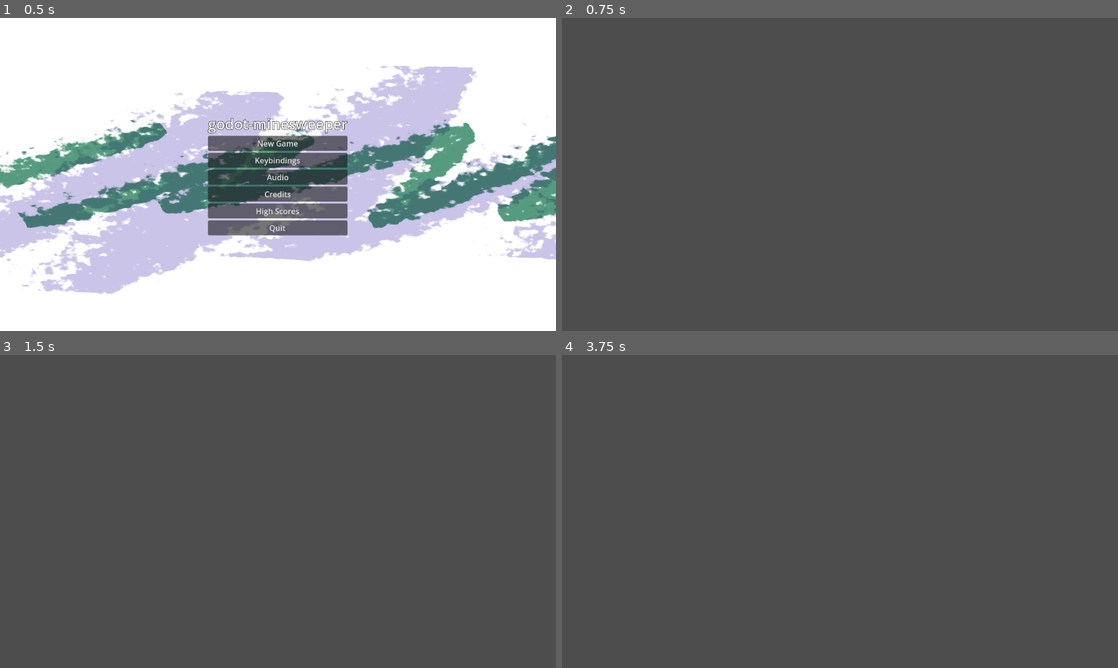
Above: before the commit, frames 1-4 (two rows, left to right).
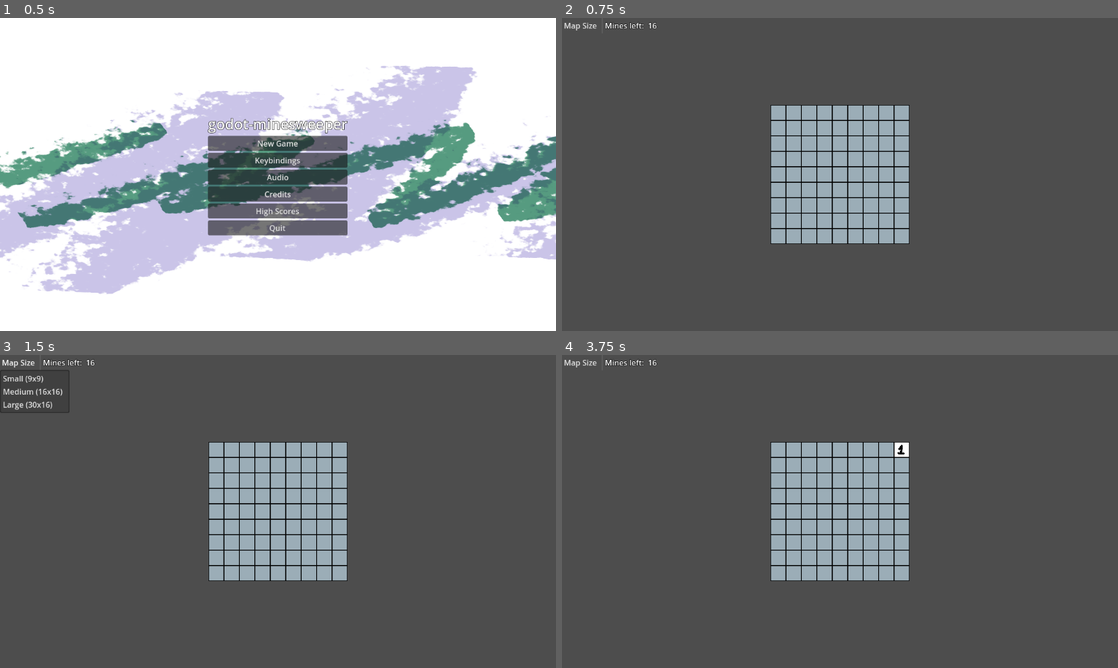
Above: after the commit, the same moments.

Repository: saebyn/godot-minesweeper
Game: Godot game, scene res://scenes/main.tscn
Same seed, same stepped clock (60 frames per second), same inputs: the game is played once before the commit and once after it.
Inputs (mouse positions are in pixels of both pictures, inside the frame that each line leads up to):
- Up to frame 1 (0.5 s): no input
- Up to frame 2 (0.75 s): click "New Game" at 0.5 s
- Up to frame 3 (1.5 s): click (16, 361) at 1.25 s, where only the run after the commit has a clickable "Map Size"
- Up to frame 4 (3.75 s): tap Enter at 2, 3.5 s; move the mouse to (962, 495) at 2.02 s; hold Up (ui_up) 2.03-2.78 s; click (962, 495) at 2.17 s; tap Space at 2.75 s; move the mouse to (728, 527) at 2.77 s; click (728, 527) at 2.92 s; move the mouse to (895, 442) at 3.52 s; hold Up (ui_up) from 3.53 s (still down); click (895, 442) at 3.67 s

Frame 1 is identical in both runs. In frame 2, 11% of the frame differs, in the area x 0-63%, y 1-73%; in frame 3, 11%; in frame 4, 11%.

Commit message:
Add game mechanics, HUD elements, and tile map functionality

Diff:
--- a/assets/textures/tiles_atlas_texture.tres
+++ b/assets/textures/tiles_atlas_texture.tres
@@ -4,4 +4,4 @@
 
 [resource]
 atlas = ExtResource("1_k61c1")
-region = Rect2(0, 0, 32, 32)
+region = Rect2(0, 0, 128, 96)
--- /dev/null
+++ b/assets/textures/tileset.tres
@@ -0,0 +1,23 @@
+[gd_resource type="TileSet" load_steps=3 format=3 uid="uid://c56im5fvn8x2w"]
+
+[ext_resource type="Texture2D" uid="uid://bl04vg3j12qbu" path="res://assets/textures/tiles_atlas_texture.tres" id="1_tc2a2"]
+
+[sub_resource type="TileSetAtlasSource" id="TileSetAtlasSource_tc2a2"]
+texture = ExtResource("1_tc2a2")
+texture_region_size = Vector2i(32, 32)
+0:0/0 = 0
+1:0/0 = 0
+2:0/0 = 0
+3:0/0 = 0
+0:1/0 = 0
+1:1/0 = 0
+2:1/0 = 0
+3:1/0 = 0
+0:2/0 = 0
+1:2/0 = 0
+2:2/0 = 0
+3:2/0 = 0
+
+[resource]
+tile_size = Vector2i(32, 32)
+sources/0 = SubResource("TileSetAtlasSource_tc2a2")
--- a/scenes/game.tscn
+++ b/scenes/game.tscn
@@ -1,8 +1,57 @@
-[gd_scene load_steps=2 format=3 uid="uid://cc2n5bb6al7qg"]
+[gd_scene load_steps=3 format=3 uid="uid://cc2n5bb6al7qg"]
 
 [ext_resource type="Script" uid="uid://cjxxmwiwdfcbw" path="res://scripts/game.gd" id="1_yqjtg"]
+[ext_resource type="TileSet" uid="uid://c56im5fvn8x2w" path="res://assets/textures/tileset.tres" id="2_yqjtg"]
 
 [node name="Game" type="Node2D"]
 script = ExtResource("1_yqjtg")
 
-[node name="Sprite2D" type="Sprite2D" parent="."]
+[node name="TileMapLayer" type="TileMapLayer" parent="."]
+tile_set = ExtResource("2_yqjtg")
+
+[node name="HUD" type="HBoxContainer" parent="."]
+custom_minimum_size = Vector2(1152, 0)
+
+[node name="MenuButton" type="MenuButton" parent="HUD"]
+layout_mode = 2
+toggle_mode = false
+text = "Map Size"
+item_count = 3
+popup/item_0/text = "Small (9x9)"
+popup/item_0/checked = true
+popup/item_0/id = 0
+popup/item_1/text = "Medium (16x16)"
+popup/item_1/id = 1
+popup/item_2/text = "Large (30x16)"
+popup/item_2/id = 2
+
+[node name="VSeparator" type="VSeparator" parent="HUD"]
+layout_mode = 2
+
+[node name="MineCountLabel" type="Label" parent="HUD"]
+layout_mode = 2
+text = "Mines left: "
+
+[node name="MineCount" type="Label" parent="HUD"]
+layout_mode = 2
+text = "0"
+
+[node name="GameOverPanel" type="PanelContainer" parent="."]
+visible = false
+offset_left = 455.0
+offset_top = 248.0
+offset_right = 755.0
+offset_bottom = 348.0
+
+[node name="VBoxContainer" type="VBoxContainer" parent="GameOverPanel"]
+layout_mode = 2
+
+[node name="Label" type="Label" parent="GameOverPanel/VBoxContainer"]
+layout_mode = 2
+text = "Game Over!"
+
+[node name="Button" type="Button" parent="GameOverPanel/VBoxContainer"]
+layout_mode = 2
+text = "Exit"
+
+[connection signal="pressed" from="GameOverPanel/VBoxContainer/Button" to="." method="on_game_over_panel_exit_pressed"]
--- a/scripts/game.gd
+++ b/scripts/game.gd
@@ -1,17 +1,265 @@
 extends Node2D
 
-@export var map_size: Vector2 = Vector2(9, 9)
+# Size of the game map in tiles
+@export var map_size := Vector2i(9, 9)
+
+@export var unrevealed_tile := Vector2i(0, 0)
+@export var mine_tile := Vector2i(1, 0)
+@export var revealed_tiles: Array[Vector2i] = [
+  Vector2i(2, 0), # Tile for revealed state (0 adjacent mines)
+  Vector2i(0, 1), # 1 mine adjacent
+  Vector2i(1, 1), # 2 mines adjacent
+  Vector2i(2, 1), # 3 mines adjacent
+  Vector2i(3, 1), # 4 mines adjacent
+  Vector2i(0, 2), # 5 mines adjacent
+  Vector2i(1, 2), # 6 mines adjacent
+  Vector2i(2, 2), # 7 mines adjacent
+  Vector2i(3, 2) # 8 mines adjacent
+]
+@export var flag_tile := Vector2i(3, 0)
+
+@export var mine_percent := 0.2
+
+var mine_count: int = 0
+var flag_count: int = 0
+var player_hit_mine: bool
+
+@onready var map: TileMapLayer = $TileMapLayer
+@onready var mines_remaining_label: Label = $HUD/MineCount
+@onready var map_size_menu: MenuButton = $HUD/MenuButton
+@onready var game_over_panel: Control = $GameOverPanel
+
+# enum of reveal states
+enum RevealState {
+  UNREVEALED,
+  REVEALED,
+  FLAGGED
+}
+
+var started := false # Set to true when the player reveals the first tile
+var MINES: Array
+var REVEALED_TILES: Array
 
 
 # Called when the node enters the scene tree for the first time.
 func _ready() -> void:
-  pass
-
-
-func _input(event: InputEvent) -> void:
+  map_size_menu.get_popup().id_pressed.connect(on_map_size_menu_id_pressed)
+  GameManager.game_started.connect(reset_game)
+
+
+func reset_game() -> void:
+  mine_count = int(map_size.x * map_size.y * mine_percent)
+  player_hit_mine = false
+  flag_count = 0
+  started = false
+  update_hud()
+  center_tilemap()
+  MINES = create_multidimensional_array(map_size, false)
+  REVEALED_TILES = create_multidimensional_array(map_size, RevealState.UNREVEALED)
+  update_tilemap()
+  game_over_panel.visible = false
+
+func on_map_size_menu_id_pressed(id: int) -> void:
+  # Change the map size based on the selected menu item
+  match id:
+    0: map_size = Vector2i(9, 9)
+    1: map_size = Vector2i(16, 16)
+    2: map_size = Vector2i(30, 16)
+    _:
+      return
+
+  # Reset the game state
+  started = false
+  mine_count = int(map_size.x * map_size.y * mine_percent)
+  update_hud()
+
+  # Reinitialize the mines and revealed tiles
+  MINES = create_multidimensional_array(map_size, false)
+  REVEALED_TILES = create_multidimensional_array(map_size, RevealState.UNREVEALED)
+
+  # Update the tilemap
+  update_tilemap()
+
+  # Center the tilemap again
+  center_tilemap()
+
+
+func center_tilemap():
+  # Get the tile size
+  var cell_size := map.tile_set.tile_size
+
+  # Calculate the total grid size in pixels
+  var grid_size := map_size * cell_size
+
+  # Get the viewport size
+  var viewport_size := get_viewport_rect().size
+
+  # Calculate the position to center the tilemap
+  var pos = (viewport_size - Vector2(grid_size)) / 2
+
+  # Set the position of the tilemap
+  map.position = pos
+
+func create_multidimensional_array(size: Vector2i, initial: Variant) -> Array:
+  # Create a multidimensional array of the specified size
+  var arr := []
+  for i in range(size.x):
+    arr.append([])
+    for j in range(size.y):
+      arr[i].append(initial)
+  return arr
+
+func place_mines(first_tile: Vector2i) -> void:
+  # Randomly place mines on the map
+  for _m in range(mine_count):
+    var x: int
+    var y: int
+    while true:
+      x = randi() % map_size.x
+      y = randi() % map_size.y
+      # Check if the position already has a mine, if so, find a new position
+      if MINES[x][y]:
+        continue
+
+      # Ensure the first tile does not contain a mine
+      if Vector2i(x, y) == first_tile:
+        continue
+
+      break
+
+    MINES[x][y] = true
+
+
+func update_hud() -> void:
+  # Update the HUD with the number of mines remaining
+  mines_remaining_label.text = str(mine_count - flag_count)
+
+
+func update_tilemap() -> void:
+  # Update the TileMap with the mine positions
+  # TODO use a tile that indicates the number of adjacent mines
+  for x in range(map_size.x):
+    for y in range(map_size.y):
+      match [MINES[x][y], REVEALED_TILES[x][y]]:
+        [true, RevealState.UNREVEALED]:
+          map.set_cell(Vector2i(x, y), 0, unrevealed_tile)
+        [true, RevealState.REVEALED]:
+          map.set_cell(Vector2i(x, y), 0, mine_tile)
+        [true, RevealState.FLAGGED]:
+          map.set_cell(Vector2i(x, y), 0, flag_tile)
+        [false, RevealState.UNREVEALED]:
+          map.set_cell(Vector2i(x, y), 0, unrevealed_tile)
+        [false, RevealState.REVEALED]:
+          map.set_cell(Vector2i(x, y), 0, revealed_tiles[count_adjacent_mines(Vector2i(x, y))])
+        [false, RevealState.FLAGGED]:
+          map.set_cell(Vector2i(x, y), 0, flag_tile)
+
+
+func reveal_tile(tile_pos: Vector2i) -> void:
+  # Reveal the tile at the specified position
+  if REVEALED_TILES[tile_pos.x][tile_pos.y] != RevealState.UNREVEALED:
+    return
+
+  # If the tile is a mine, reveal it and end the game
+  if MINES[tile_pos.x][tile_pos.y]:
+    player_hit_mine = true
+    game_over()
+    return
+
+  # Mark the tile as revealed
+  REVEALED_TILES[tile_pos.x][tile_pos.y] = RevealState.REVEALED
+  update_tilemap()
+
+  # Check for adjacent mines and reveal surrounding tiles if necessary
+  var adjacent_mines := count_adjacent_mines(tile_pos)
+  if adjacent_mines == 0:
+    reveal_adjacent_tiles(tile_pos)
+
+func toggle_tile_flag(tile_pos: Vector2i) -> void:
+  # Toggle the flag state of the tile at the specified position
+  if REVEALED_TILES[tile_pos.x][tile_pos.y] == RevealState.UNREVEALED:
+    REVEALED_TILES[tile_pos.x][tile_pos.y] = RevealState.FLAGGED
+    flag_count += 1
+  elif REVEALED_TILES[tile_pos.x][tile_pos.y] == RevealState.FLAGGED:
+    REVEALED_TILES[tile_pos.x][tile_pos.y] = RevealState.UNREVEALED
+    flag_count -= 1
+
+  update_hud()
+
+  update_tilemap()
+
+
+func game_over() -> void:
+  reveal_all_tiles()
+  update_tilemap()
+  game_over_panel.visible = true
+
+func reveal_all_tiles() -> void:
+  # Reveal all tiles on the map
+  for x in range(map_size.x):
+    for y in range(map_size.y):
+      REVEALED_TILES[x][y] = RevealState.REVEALED
+
+func on_game_over_panel_exit_pressed() -> void:
+  GameManager.game_over.emit(false)
+
+
+func count_adjacent_mines(tile_pos: Vector2i) -> int:
+  # Count the number of mines adjacent to the specified tile
+  var count := 0
+  for dx in [-1, 0, 1]:
+    for dy in [-1, 0, 1]:
+      if dx == 0 and dy == 0:
+        continue
+      var adj_pos = tile_pos + Vector2i(dx, dy)
+      if adj_pos.x < 0 or adj_pos.x >= map_size.x or adj_pos.y < 0 or adj_pos.y >= map_size.y:
+        continue
+      if MINES[adj_pos.x][adj_pos.y]:
+        count += 1
+  return count
+
+func reveal_adjacent_tiles(tile_pos: Vector2i) -> void:
+  # Recursively reveal adjacent tiles if they are not mines
+  for dx in [-1, 0, 1]:
+    for dy in [-1, 0, 1]:
+      if dx == 0 and dy == 0:
+        continue
+      var adj_pos = tile_pos + Vector2i(dx, dy)
+      if adj_pos.x < 0 or adj_pos.x >= map_size.x or adj_pos.y < 0 or adj_pos.y >= map_size.y:
+        continue
+      if REVEALED_TILES[adj_pos.x][adj_pos.y] == RevealState.UNREVEALED:
+        reveal_tile(adj_pos)
+
+func _unhandled_input(event: InputEvent) -> void:
   # Handle input events
-  pass
-
-# Called every frame. 'delta' is the elapsed time since the previous frame.
-func _process(delta: float) -> void:
-  pass
+  if event is InputEventMouseButton and event.pressed:
+    var mouse_pos = map.get_local_mouse_position()
+    var tile_pos = map.local_to_map(mouse_pos)
+
+    # Check if the clicked tile is within the map bounds
+    if tile_pos.x < 0 or tile_pos.x >= map_size.x or tile_pos.y < 0 or tile_pos.y >= map_size.y:
+      return
+
+    # do different actions based on the mouse button pressed
+    if event.button_index == MOUSE_BUTTON_LEFT:
+      # Left click to reveal the tile
+      handle_left_click(tile_pos)
+    elif event.button_index == MOUSE_BUTTON_RIGHT:
+      # Right click to flag the tile
+      handle_right_click(tile_pos)
+
+func handle_left_click(tile_pos: Vector2i) -> void:
+  # If the game has not started, place mines and reveal the first tile
+  if not started:
+    place_mines(tile_pos)
+    started = true
+
+  # Reveal the clicked tile
+  reveal_tile(tile_pos)
+
+func handle_right_click(tile_pos: Vector2i) -> void:
+  # Don't do anything if the game has not started
+  if not started:
+    return
+
+  toggle_tile_flag(tile_pos)
--- a/scripts/gamemanager.gd
+++ b/scripts/gamemanager.gd
@@ -3,6 +3,7 @@
 var scores_path: String = "user://high_scores.cfg"
 
 signal game_over(player_won: bool)
+signal game_started()
 
 class Score extends Resource:
   var score: int
@@ -16,5 +17,4 @@
 
 
 func reset_game() -> void:
-  # Reset game state
-  pass
+  game_started.emit()
Binary file changed: assets/textures/tiles.png
